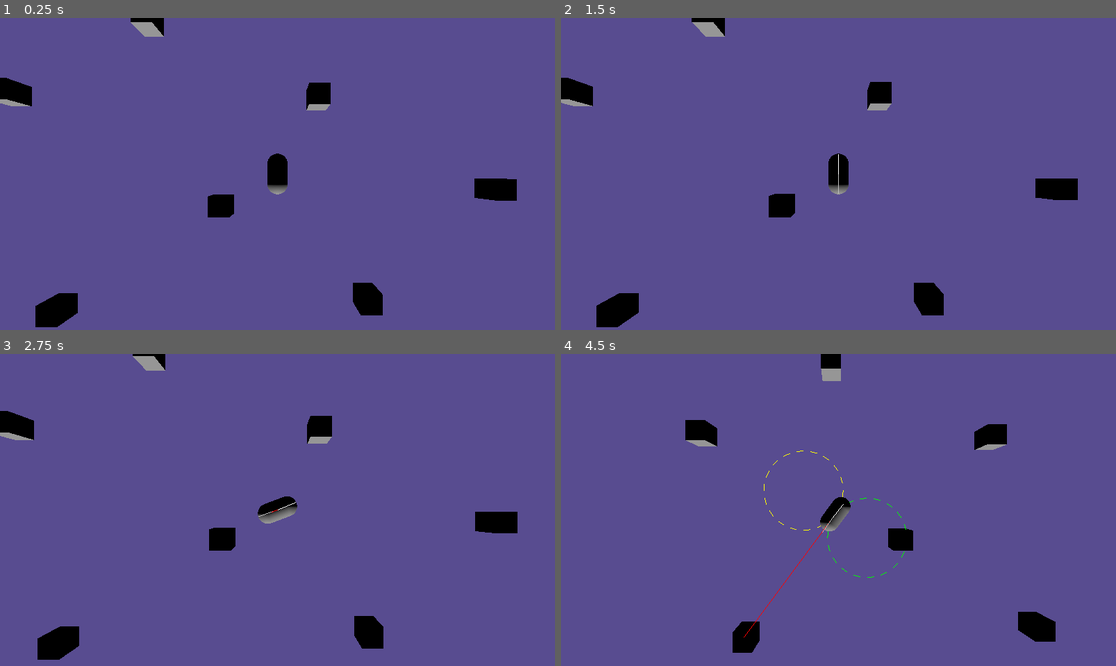
Above: before the commit, frames 1-4 (two rows, left to right).
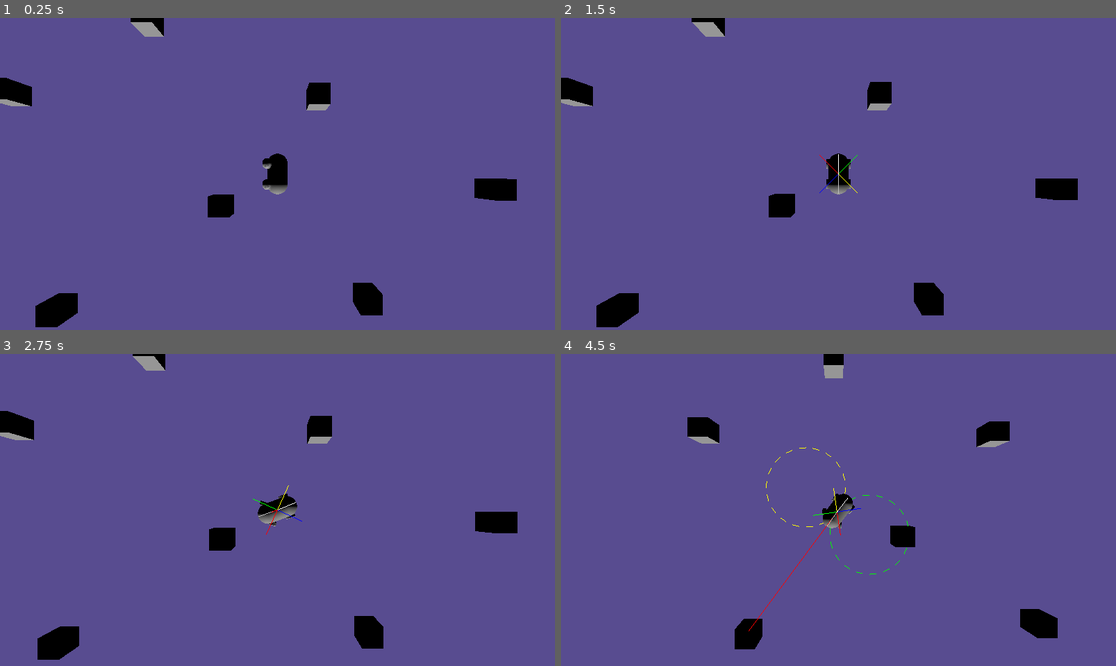
Above: after the commit, the same moments.

Repository: Herodegon/cargamedemo
Game: Godot game, scene res://scenes/game.tscn
The game is run twice, just before and just after one commit, with the same random seed, the same clock (stepped at 60 frames per second) and the same inputs.
Inputs:
- Up to frame 1 (0.25 s): no input
- Up to frame 2 (1.5 s): tap Enter at 0.5 s; hold D (turn_right) 0.53-1.28 s; hold F 0.53-1.28 s; tap Space at 1.25 s; hold S (brake) from 1.28 s (still down); tap P at 1.35 s
- Up to frame 3 (2.75 s): release S (brake) at 2.03 s; hold D (turn_right) from 2.03 s (still down); hold F from 2.03 s (still down)
- Up to frame 4 (4.5 s): release D (turn_right) at 2.78 s; release F at 2.78 s; hold W (accelerate) 2.78-3.53 s; tap P at 2.85, 4.35 s; hold F 3.53-4.28 s; hold A (turn_left) from 3.53 s (still down)

The runs differ from the first frame. In frame 1, less than 0.1% of the frame differs, in the area x 47-49%, y 44-56%; in frame 2, less than 0.1%; in frame 3, less than 0.1%; in frame 4, 1.4%, in the area x 22-90%, y 0-96%.

Commit message:
Finished wheel shader, added wheels to player car, implemented first iteration of tracking for wheels

Diff:
--- a/scenes/obj_player.tscn
+++ b/scenes/obj_player.tscn
@@ -1,10 +1,24 @@
-[gd_scene load_steps=4 format=3 uid="uid://b45r16egtn4eu"]
+[gd_scene load_steps=8 format=3 uid="uid://b45r16egtn4eu"]
 
 [ext_resource type="Script" uid="uid://rt6ipraiij6o" path="res://scripts/obj_player.gd" id="1_due38"]
+[ext_resource type="Shader" uid="uid://dkenp8ifd8bob" path="res://scripts/shader_wheel3d.gdshader" id="2_rpkuc"]
+[ext_resource type="Texture2D" uid="uid://b6ejds56mxecd" path="res://assets/vecteezy_auto-tire-tread-seamless-elements-car-tire-patterns-wheel_8680355.jpg" id="3_a2upe"]
 
 [sub_resource type="CapsuleShape3D" id="CapsuleShape3D_dc4bm"]
 
 [sub_resource type="CapsuleMesh" id="CapsuleMesh_rpkuc"]
+
+[sub_resource type="ShaderMaterial" id="ShaderMaterial_pcgkm"]
+render_priority = 0
+shader = ExtResource("2_rpkuc")
+shader_parameter/speed = 0.0
+shader_parameter/turn_angle = 0.0
+shader_parameter/concave_radius = 0.5
+shader_parameter/enable_demo_mode = false
+shader_parameter/texture = ExtResource("3_a2upe")
+
+[sub_resource type="CapsuleMesh" id="CapsuleMesh_xfpqy"]
+material = SubResource("ShaderMaterial_pcgkm")
 
 [node name="ObjPlayer" type="CharacterBody3D"]
 script = ExtResource("1_due38")
@@ -22,5 +36,26 @@
 transform = Transform3D(1, 0, 0, 0, -4.37114e-08, -1, 0, 1, -4.37114e-08, 0, 0, 0)
 mesh = SubResource("CapsuleMesh_rpkuc")
 
-[node name="Front" type="Node3D" parent="."]
-transform = Transform3D(1, 0, 0, 0, 1, 0, 0, 0, 1, 0, 0, -1)
+[node name="WheelsFront" type="Node3D" parent="."]
+
+[node name="MeshInstance3D2" type="MeshInstance3D" parent="WheelsFront"]
+transform = Transform3D(-2.18557e-08, -0.15, 0, 0.5, -6.55671e-09, 0, 0, 0, 0.5, -0.5, -0.25, -0.5)
+mesh = SubResource("CapsuleMesh_xfpqy")
+skeleton = NodePath("../..")
+
+[node name="MeshInstance3D3" type="MeshInstance3D" parent="WheelsFront"]
+transform = Transform3D(-2.18557e-08, -0.15, 0, 0.5, -6.55671e-09, 0, 0, 0, 0.5, 0.5, -0.25, -0.5)
+mesh = SubResource("CapsuleMesh_xfpqy")
+skeleton = NodePath("../..")
+
+[node name="WheelsBack" type="Node3D" parent="."]
+
+[node name="MeshInstance3D4" type="MeshInstance3D" parent="WheelsBack"]
+transform = Transform3D(-2.18557e-08, -0.15, 0, 0.5, -6.55671e-09, 0, 0, 0, 0.5, -0.5, -0.25, 0.5)
+mesh = SubResource("CapsuleMesh_xfpqy")
+skeleton = NodePath("../..")
+
+[node name="MeshInstance3D5" type="MeshInstance3D" parent="WheelsBack"]
+transform = Transform3D(-2.18557e-08, -0.15, 0, 0.5, -6.55671e-09, 0, 0, 0, 0.5, 0.5, -0.25, 0.5)
+mesh = SubResource("CapsuleMesh_xfpqy")
+skeleton = NodePath("../..")
--- /dev/null
+++ b/scenes/obj_wheel.tscn
@@ -0,0 +1,22 @@
+[gd_scene load_steps=5 format=3 uid="uid://vnw23sb1w4ha"]
+
+[ext_resource type="Shader" uid="uid://dkenp8ifd8bob" path="res://scripts/shader_wheel3d.gdshader" id="1_ps0n5"]
+[ext_resource type="Texture2D" uid="uid://b6ejds56mxecd" path="res://assets/vecteezy_auto-tire-tread-seamless-elements-car-tire-patterns-wheel_8680355.jpg" id="2_ag1mo"]
+
+[sub_resource type="ShaderMaterial" id="ShaderMaterial_ugewl"]
+render_priority = 0
+shader = ExtResource("1_ps0n5")
+shader_parameter/speed = 0.5
+shader_parameter/turn_angle = 0.0
+shader_parameter/concave_radius = 0.5
+shader_parameter/enable_demo_mode = true
+shader_parameter/texture = ExtResource("2_ag1mo")
+
+[sub_resource type="CapsuleMesh" id="CapsuleMesh_4b4c5"]
+material = SubResource("ShaderMaterial_ugewl")
+
+[node name="ObjWheel" type="Node3D"]
+
+[node name="MeshInstance3D" type="MeshInstance3D" parent="."]
+transform = Transform3D(-4.37114e-08, -0.25, 0, 1, -1.09278e-08, 0, 0, 0, 1, 0, 0, 0)
+mesh = SubResource("CapsuleMesh_4b4c5")
--- a/scenes/shader_test.tscn
+++ b/scenes/shader_test.tscn
@@ -1,8 +1,9 @@
-[gd_scene load_steps=5 format=3 uid="uid://bbkj8fcu6vi7o"]
+[gd_scene load_steps=8 format=3 uid="uid://bbkj8fcu6vi7o"]
 
-[ext_resource type="PackedScene" uid="uid://lnlrcyj7p2oo" path="res://scenes/obj_cube.tscn" id="1_3x27y"]
 [ext_resource type="Texture2D" uid="uid://dbatwg23fm1ss" path="res://icon.svg" id="1_im7wb"]
 [ext_resource type="Shader" uid="uid://dk6686g1yacb0" path="res://scripts/shader_test.gdshader" id="2_sju7m"]
+[ext_resource type="Shader" uid="uid://dkenp8ifd8bob" path="res://scripts/shader_wheel3d.gdshader" id="3_sju7m"]
+[ext_resource type="Texture2D" uid="uid://b6ejds56mxecd" path="res://assets/vecteezy_auto-tire-tread-seamless-elements-car-tire-patterns-wheel_8680355.jpg" id="4_fthar"]
 
 [sub_resource type="ShaderMaterial" id="ShaderMaterial_fthar"]
 shader = ExtResource("2_sju7m")
@@ -11,10 +12,19 @@
 shader_parameter/speed = 1.0
 shader_parameter/enable_demo_mode = true
 
+[sub_resource type="ShaderMaterial" id="ShaderMaterial_ugewl"]
+render_priority = 0
+shader = ExtResource("3_sju7m")
+shader_parameter/speed = 0.5
+shader_parameter/turn_angle = 0.0
+shader_parameter/concave_radius = 0.5
+shader_parameter/enable_demo_mode = true
+shader_parameter/texture = ExtResource("4_fthar")
+
+[sub_resource type="CapsuleMesh" id="CapsuleMesh_x1bir"]
+material = SubResource("ShaderMaterial_ugewl")
+
 [node name="ObjShaderTest" type="Node"]
-
-[node name="Shader3DTest" parent="." instance=ExtResource("1_3x27y")]
-transform = Transform3D(1, 0, 0, 0, 1, 0, 0, 0, 1, 0.5, 0, 0.5)
 
 [node name="Shader2DTest" type="Sprite2D" parent="."]
 material = SubResource("ShaderMaterial_fthar")
@@ -24,3 +34,7 @@
 [node name="Sprite2D" type="Sprite2D" parent="."]
 position = Vector2(192, 64)
 texture = ExtResource("1_im7wb")
+
+[node name="Shader3DTest" type="MeshInstance3D" parent="."]
+transform = Transform3D(-4.37114e-08, -0.25, 0, 1, -1.09278e-08, 0, 0, 0, 1, 0, 0, 0)
+mesh = SubResource("CapsuleMesh_x1bir")
--- a/scripts/obj_player.gd
+++ b/scripts/obj_player.gd
@@ -13,8 +13,9 @@
 ### [X] - Add wheel bases
 ### [X] - Add wheel steering
 ### [X] - Add basic gears (Drive, Neutral, and Reverse)
-### [ ] - Add gear shifting
-### [ ] - Add drifting mechanic
+### [ ] - Add gear shifting (Does this add anything meaningful to the experience?)
+### [X] - Add drifting mechanic
+### [X] - Add wheels to car
 ### [ ] - Add jump mechanic
 ### [ ] - Add pitch spin when midair
 ### [ ] - Add yaw spin when midair
@@ -76,6 +77,9 @@
 @export var drag := -0.01					# Force to reduce acceleration as velocity increases.  Default: -0.01
 
 @onready var camera := $Camera3D
+
+@onready var wheels_front := $WheelsFront.get_children()
+@onready var wheels_back := $WheelsBack.get_children()
 
 ## Creates 3D lines in real time for visualizing velocity, acceleration, position, etc.
 ## Meshes instantiated are added to the root tree, and must be managed/freed manually
@@ -239,9 +243,9 @@
 				velocity = velocity.normalized() * abs(state_min)
 
 		##! FEATURE: Add lag to camera movement, making the car appear faster than it is
-		var camera_lag = net_friction_force.normalized() * (velocity.length()/max_speed) * 1.5
+		#var camera_lag = net_friction_force.normalized() * (velocity.length()/max_speed) * 1.5
 		var camera_zoom = (velocity.length()/max_speed) * 5.0
-		move_camera(camera_offset + global_position + camera_lag + Vector3(0.0, camera_zoom, 0.0))
+		move_camera(camera_offset + global_position + Vector3(0.0, camera_zoom, 0.0))
 
 		move_and_slide()
 		if (velocity.length() > 0.0):
@@ -255,7 +259,11 @@
 		elif (curr_velocity < 0.0):
 			look_at(global_position - velocity)
 
-		print("Velocity: ", velocity.length())
+		# Turn wheels if steering
+		for wheel in wheels_front:
+			var wheel_current_angle = wheel.rotation.y
+			var wheel_target_angle = sign(-input_dir.x) * abs(atan2(sin(wheel_steering.x), cos(wheel_steering.z)+(PI/4.0)))
+			wheel.rotation.y = lerp_angle(wheel_current_angle, wheel_target_angle, 0.25)
 
 		if (is_debug_enabled):
 			var debug_obj := [
@@ -278,6 +286,16 @@
 			draw_debug_lines(global_position + Vector3(0.0,5.0,0.0),[front_wheel - global_position],[Color.GRAY])
 			draw_debug_lines(global_position + Vector3(0.0,5.0,0.0),[back_wheel - global_position],[Color.WHITE])
 
+			# Display wheel positions relative to car
+			var debug_wheels := [
+				wheels_front[0].global_position - global_position,
+				wheels_front[1].global_position - global_position,
+				wheels_back[0].global_position - global_position,
+				wheels_back[1].global_position - global_position
+			]
+
+			draw_debug_lines(global_position + Vector3(0.0,5.0,0.0),debug_wheels,debug_colors)
+
 			# Display turning circles
 			var turn_velocity = velocity.length()/turn_strength
 			draw_debug_circles(global_position + (basis.x * turn_velocity),[turn_velocity],[Color.YELLOW])
--- /dev/null
+++ b/scripts/shader_wheel3d.gdshader
@@ -0,0 +1,61 @@
+shader_type spatial;
+
+uniform float speed = 0.5;
+uniform float turn_angle = 0.0;
+uniform float concave_radius = 0.5;
+uniform bool enable_demo_mode = false;
+uniform sampler2D texture;
+
+vec2 rotate(vec2 p, float angle)
+{
+	mat2 m = mat2(vec2(cos(angle), -sin(angle)),
+				  vec2(sin(angle), cos(angle)));
+	return m * p;
+}
+
+void vertex()
+{
+	if (abs(VERTEX.x) < concave_radius && abs(VERTEX.y) > concave_radius)
+	{
+		float dist = distance(VERTEX.xz, vec2(0.0, 0.0));
+		VERTEX.y += sign(VERTEX.y)*(dist - concave_radius);
+	}
+
+	// Called for every vertex the material is visible on.
+	float spin_speed = (2.0 * PI) * speed;
+	float wheel_angle = turn_angle * (PI/180.0);
+	enable_demo_mode ? spin_speed *= (TIME + cos(TIME)) : spin_speed *= TIME;
+	VERTEX.xz = rotate(VERTEX.xz, spin_speed);
+	VERTEX.yz = rotate(VERTEX.yz, wheel_angle);
+
+	// Fix normal map so that lighting doesn't rotate with the wheel
+	NORMAL.xz = rotate(NORMAL.xz, spin_speed);
+}
+
+void fragment()
+{
+	// Called for every pixel the material is visible on.
+	vec3 new_texture = texture(texture, -UV).rgb;
+	ALBEDO = new_texture;
+
+	if (UV.y < 0.2)
+	{
+		if (mod(UV.x,0.2) < 0.1 && mod(UV.y,0.2) > 0.03)
+		{
+			ALBEDO = vec3(0.8,0.8,0.8);
+		}
+	}
+	else if (UV.y > 0.8)
+	{
+		if (mod(UV.x,0.2) > 0.1 && mod(-UV.y,0.2) > 0.03)
+		{
+			ALBEDO = vec3(0.8,0.8,0.8);
+		}
+	}
+}
+
+// // void light()
+// // {
+// // 	// Called for every pixel for every light affecting the material.
+
+// // }
Binary file added: assets/vecteezy_auto-tire-tread-seamless-elements-car-tire-patterns-wheel_8680355.jpg
Not shown, added: assets/vecteezy_auto-tire-tread-seamless-elements-car-tire-patterns-wheel_8680355.jpg.import
Not shown, added: scripts/shader_wheel3d.gdshader.uid
